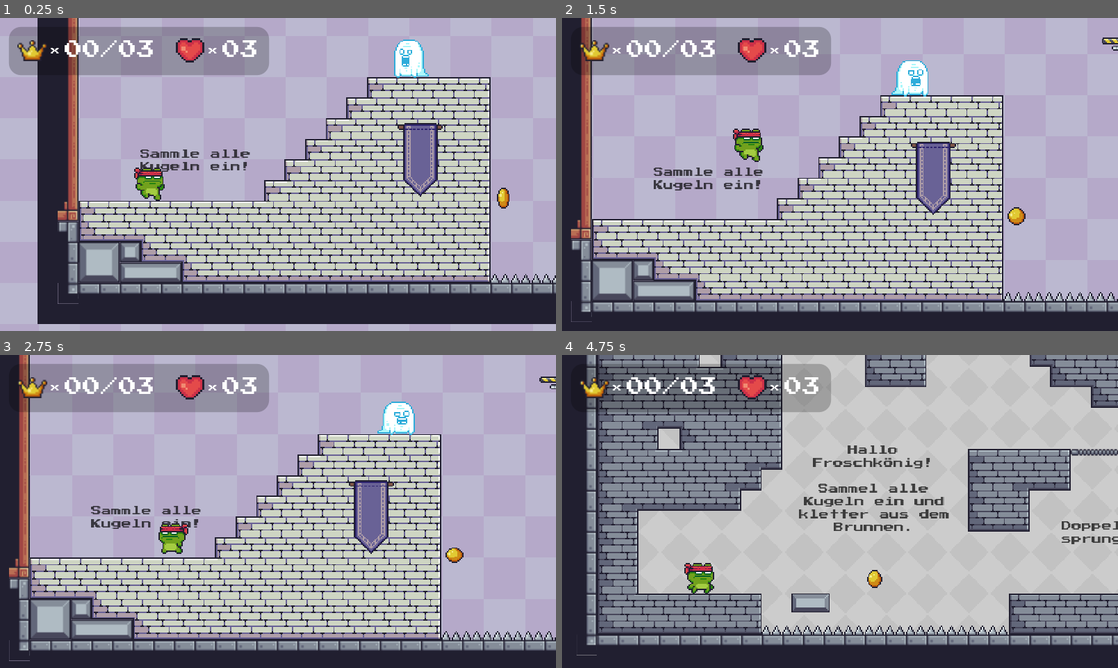
Above: before the commit, frames 1-4 (two rows, left to right).
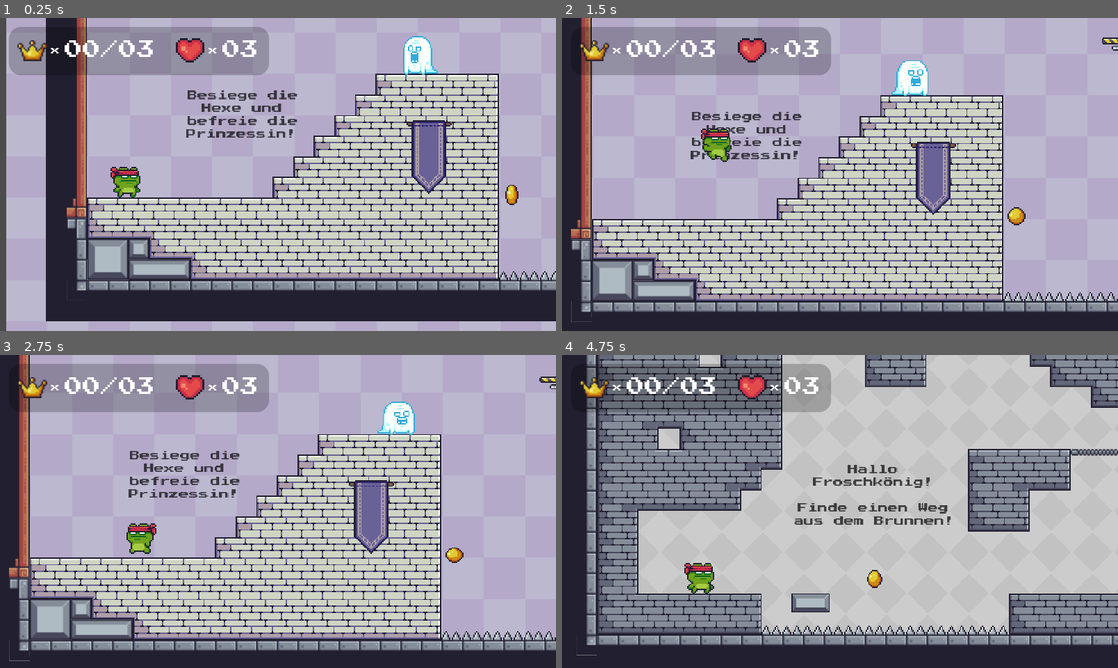
Above: after the commit, the same moments.

Repository: DennisR96/Interaktive-Systeme-Godot-Jump-n-Run
Game: Godot game, scene res://Scenes/03_Level3.tscn
Same seed, same stepped clock (60 frames per second), same inputs: the game is played once before the commit and once after it. This scene is started directly instead of the project's main scene.
Inputs:
- Up to frame 1 (0.25 s): no input
- Up to frame 2 (1.5 s): hold Right (ui_right) from 0.53 s (still down); tap Up (ui_up) at 0.77 s
- Up to frame 3 (2.75 s): tap Up (ui_up) at 1.52 s; release Right (ui_right) at 2.03 s; hold Left (ui_left) from 2.03 s (still down)
- Up to frame 4 (4.75 s): release Left (ui_left) at 2.78 s; hold Right (ui_right) 2.78-4.25 s; tap Up (ui_up) at 3.02, 3.77 s; tap Escape (ui_cancel) at 4.15 s; click "Start" at 4.25 s

The runs differ from the first frame. In frame 1, 30% of the frame differs, in the area x 0-100%, y 0-100%; in frame 2, 2.0%; in frame 3, 2.1%; in frame 4, 2.7%.

Commit message:
final

Diff:
--- a/Scenes/00_Menu.gd
+++ b/Scenes/00_Menu.gd
@@ -3,11 +3,9 @@
 func _ready():
 	$Control.visible = false
 	$Settings.visible = false
-	pass
 
 func _on_Start_pressed():
 	get_tree().change_scene("res://Scenes/01_Level1.tscn")
-	pass
 
 func _on_Exit_pressed():
 	get_tree().quit()
--- a/Scenes/01_Level1.tscn
+++ b/Scenes/01_Level1.tscn
@@ -163,60 +163,21 @@
 "_edit_use_anchors_": false
 }
 
-[node name="Spielziel4" type="Label" parent="Game/Instructions/SpielzielPanel"]
-anchor_left = 0.502876
-anchor_top = 0.49538
-anchor_right = 0.502876
-anchor_bottom = 0.49538
-margin_left = 135.259
-margin_top = 24.4921
-margin_right = 189.259
-margin_bottom = 98.4921
-rect_pivot_offset = Vector2( 132.888, -212.182 )
-custom_fonts/font = SubResource( 2 )
-custom_colors/font_color = Color( 0, 0, 0, 0.694118 )
-text = "Doppelsprung"
-align = 1
-valign = 1
-autowrap = true
-__meta__ = {
-"_edit_use_anchors_": false
-}
-
 [node name="Spielziel3" type="Label" parent="Game/Instructions/SpielzielPanel"]
 anchor_left = 0.502876
 anchor_top = 0.49538
 anchor_right = 0.502876
 anchor_bottom = 0.49538
 margin_left = -70.297
-margin_top = -9.57188
+margin_top = -4.62342
 margin_right = 57.703
-margin_bottom = 64.4281
+margin_bottom = 69.3766
 rect_pivot_offset = Vector2( 132.888, -212.182 )
 custom_fonts/font = SubResource( 2 )
 custom_colors/font_color = Color( 0, 0, 0, 0.694118 )
 text = "Hallo Froschkönig!
 
-Sammel alle Kugeln ein und kletter aus dem Brunnen."
-align = 1
-valign = 1
-autowrap = true
-__meta__ = {
-"_edit_use_anchors_": false
-}
-
-[node name="Spielziel2" type="Label" parent="Game/Instructions/SpielzielPanel"]
-anchor_left = 0.5
-anchor_top = 0.5
-anchor_right = 0.5
-anchor_bottom = 0.5
-margin_left = -67.8726
-margin_top = -217.341
-margin_right = 60.1274
-margin_bottom = -143.341
-custom_fonts/font = SubResource( 2 )
-custom_colors/font_color = Color( 0, 0, 0, 0.694118 )
-text = "Besiege die  Steinwesen durch Sprung auf Ihren Kopf."
+Finde einen Weg aus dem Brunnen!"
 align = 1
 valign = 1
 autowrap = true
@@ -380,14 +341,11 @@
 [node name="Enemy_AI4" parent="Game/Enemies" instance=ExtResource( 19 )]
 position = Vector2( 264.396, -1893.48 )
 
-[node name="Enemy_AI5" parent="Game/Enemies" instance=ExtResource( 19 )]
-position = Vector2( 272.975, -1562.19 )
-
 [node name="Enemy_AI3" parent="Game/Enemies" instance=ExtResource( 19 )]
 position = Vector2( 203.074, -1194.49 )
 
 [node name="Enemy_AI" parent="Game/Enemies" instance=ExtResource( 19 )]
-position = Vector2( 273.748, -853.196 )
+position = Vector2( 341.707, -889.931 )
 
 [node name="Enemy_Stone6" parent="Game/Enemies" instance=ExtResource( 20 )]
 position = Vector2( 325, -1736 )
--- a/Scenes/02_Level2.tscn
+++ b/Scenes/02_Level2.tscn
@@ -168,13 +168,13 @@
 anchor_top = 0.5
 anchor_right = 0.5
 anchor_bottom = 0.5
-margin_left = -177.0
+margin_left = -150.247
 margin_top = -36.0
-margin_right = -49.0
+margin_right = -22.2471
 margin_bottom = 16.0
 custom_fonts/font = SubResource( 2 )
 custom_colors/font_color = Color( 0, 0, 0, 0.694118 )
-text = "Ziel: Erreiche das Schloss und sammle dabei alle Kugeln ein "
+text = "Erreiche das Schloss!"
 align = 1
 valign = 1
 autowrap = true
@@ -240,43 +240,43 @@
 position = Vector2( 56, 54.6797 )
 
 [node name="Collectable2" parent="Game/Collectables" instance=ExtResource( 11 )]
-position = Vector2( 56, 112 )
+position = Vector2( 572.689, 277.743 )
 
 [node name="Collectable3" parent="Game/Collectables" instance=ExtResource( 11 )]
 position = Vector2( 669.469, 80 )
 
 [node name="Collectable4" parent="Game/Collectables" instance=ExtResource( 11 )]
-position = Vector2( 342.665, 24 )
+position = Vector2( 341.919, 53.0836 )
 
 [node name="Collectable5" parent="Game/Collectables" instance=ExtResource( 11 )]
-position = Vector2( 1112, -72 )
+position = Vector2( 1095.48, -12.3794 )
 
 [node name="Collectable6" parent="Game/Collectables" instance=ExtResource( 11 )]
 position = Vector2( 530.665, 112 )
 
 [node name="Collectable7" parent="Game/Collectables" instance=ExtResource( 11 )]
-position = Vector2( 1020, 88 )
+position = Vector2( 695.306, 271.954 )
 
 [node name="Collectable8" parent="Game/Collectables" instance=ExtResource( 11 )]
-position = Vector2( 2556, 219.825 )
+position = Vector2( 2616.75, 285.153 )
 
 [node name="Collectable9" parent="Game/Collectables" instance=ExtResource( 11 )]
-position = Vector2( 1540, 54.6797 )
+position = Vector2( 1539.6, 96.5752 )
 
 [node name="Collectable10" parent="Game/Collectables" instance=ExtResource( 11 )]
-position = Vector2( 1368, 244.376 )
+position = Vector2( 1359.38, 243.299 )
 
 [node name="Collectable11" parent="Game/Collectables" instance=ExtResource( 11 )]
-position = Vector2( 1304, 244.376 )
+position = Vector2( 1632.23, 209.286 )
 
 [node name="Collectable12" parent="Game/Collectables" instance=ExtResource( 11 )]
-position = Vector2( 2472, 220 )
+position = Vector2( 2438.68, 283.368 )
 
 [node name="Collectable13" parent="Game/Collectables" instance=ExtResource( 11 )]
-position = Vector2( 1708, 241.013 )
+position = Vector2( 1992.27, 276.994 )
 
 [node name="Collectable14" parent="Game/Collectables" instance=ExtResource( 11 )]
-position = Vector2( 2016, 244 )
+position = Vector2( 2110.31, 245.327 )
 
 [node name="Collectable15" parent="Game/Collectables" instance=ExtResource( 11 )]
 position = Vector2( 813.468, 136 )
@@ -290,13 +290,13 @@
 position = Vector2( 815.488, 98.1727 )
 
 [node name="KinematicBody2D3" parent="Game/Enemies" instance=ExtResource( 9 )]
-position = Vector2( 1937.29, 216.054 )
+position = Vector2( 1998.21, 239.888 )
 
 [node name="KinematicBody2D4" parent="Game/Enemies" instance=ExtResource( 9 )]
-position = Vector2( 2452.48, 171.09 )
+position = Vector2( 2458.69, 191.995 )
 
 [node name="KinematicBody2D5" parent="Game/Enemies" instance=ExtResource( 9 )]
-position = Vector2( 2556.13, 163.469 )
+position = Vector2( 2579.65, 192.213 )
 
 [node name="Enemy" parent="Game/Enemies" instance=ExtResource( 5 )]
 position = Vector2( 180, 224 )
@@ -495,7 +495,7 @@
 position = Vector2( 38.8313, 2.987 )
 
 [node name="CollisionShape2D" type="CollisionShape2D" parent="Game/NewLevel"]
-position = Vector2( 2903.21, 212.132 )
+position = Vector2( 2865.67, 209.956 )
 shape = SubResource( 16 )
 
 [connection signal="collectable_collected" from="Game/Collectables/Collectable1" to="Game/Player" method="_on_collectable_collected"]
--- a/Scenes/03_Level3.tscn
+++ b/Scenes/03_Level3.tscn
@@ -11,7 +11,7 @@
 [ext_resource path="res://Scripts/Enemy_Projectile.tscn" type="PackedScene" id=9]
 [ext_resource path="res://Sprites/Items/Froschkoenig_selbst_erstellt/EineKrohne.png" type="Texture" id=10]
 [ext_resource path="res://Scripts/Collectable.tscn" type="PackedScene" id=11]
-[ext_resource path="res://Princess.tscn" type="PackedScene" id=12]
+[ext_resource path="res://Scripts/Princess.tscn" type="PackedScene" id=12]
 [ext_resource path="res://Sprites/Menu/Text/PressStart2P-Regular.ttf" type="DynamicFontData" id=13]
 [ext_resource path="res://Scripts/HUD.gd" type="Script" id=14]
 [ext_resource path="res://Sprites/world_tileset.tres" type="TileSet" id=15]
@@ -101,19 +101,21 @@
 }
 
 [node name="Spielziel2" type="Label" parent="Game/Instructions/SpielzielPanel"]
-anchor_left = -0.054
-anchor_top = -0.611
-anchor_right = -0.054
-anchor_bottom = -0.611
-margin_left = -119.314
-margin_top = 114.333
-margin_right = -15.3138
-margin_bottom = 239.333
+anchor_left = -0.0454074
+anchor_top = -0.605253
+anchor_right = -0.0454074
+anchor_bottom = -0.605254
+margin_left = -95.5543
+margin_top = 27.2227
+margin_right = -0.554317
+margin_bottom = 152.223
 grow_horizontal = 0
 theme = SubResource( 2 )
 custom_fonts/font = SubResource( 3 )
 custom_colors/font_color = Color( 0, 0, 0, 0.694118 )
-text = "Sammle alle Kugeln ein!"
+text = "Besiege die Hexe und befreie die Prinzessin!"
+align = 1
+valign = 1
 autowrap = true
 __meta__ = {
 "_edit_use_anchors_": false
@@ -236,7 +238,7 @@
 position = Vector2( 2092.39, 230.722 )
 
 [node name="Player" parent="Game" instance=ExtResource( 2 )]
-position = Vector2( 50.9927, 226.586 )
+position = Vector2( 26.2161, 235.516 )
 
 [node name="Camera2D" type="Camera2D" parent="Game/Player"]
 position = Vector2( 0.800995, 47.2675 )
--- a/Scripts/ControlsMenu.gd
+++ /dev/null
@@ -1,10 +0,0 @@
-extends Control
-
-
-func _ready():
-	pass
-
-
-func _on_Option_pressed():
-	#get_tree().change_scene("res://00_Menu.tscn")
-	pass # Replace with function body.
--- a/Scripts/ControlsMenu.tscn
+++ b/Scripts/ControlsMenu.tscn
@@ -8,7 +8,6 @@
 [ext_resource path="res://Sprites/Background/Yellow.png" type="Texture" id=6]
 [ext_resource path="res://Sprites/Background/Pink.png" type="Texture" id=7]
 [ext_resource path="res://Sprites/Menu/Text/PressStart2P-Regular.ttf" type="DynamicFontData" id=8]
-[ext_resource path="res://Scripts/ControlsMenu.gd" type="Script" id=9]
 [ext_resource path="res://Sprites/Menu/Buttons/Previous.png" type="Texture" id=10]
 [ext_resource path="res://Sprites/Menu/GeraldsKeys/SpaceKey.png" type="Texture" id=11]
 [ext_resource path="res://Sprites/Menu/GeraldsKeys/ArrowKeyUp.png" type="Texture" id=12]
@@ -21,6 +20,7 @@
 [ext_resource path="res://Sprites/Menu/GeraldsKeys/SKey.png" type="Texture" id=19]
 [ext_resource path="res://Sprites/Menu/GeraldsKeys/TabKey.png" type="Texture" id=20]
 
+[sub_resource type="GDScript" id=9]
 
 [sub_resource type="TileSet" id=1]
 0/name = "Blue"
@@ -172,7 +172,7 @@
 anchor_left = 0.5
 anchor_right = 0.5
 anchor_bottom = 1.0
-script = ExtResource( 9 )
+script = SubResource( 9 )
 __meta__ = {
 "_edit_use_anchors_": false
 }
--- a/Scripts/Enemy_AI.gd
+++ b/Scripts/Enemy_AI.gd
@@ -11,18 +11,22 @@
 
 func _physics_process(delta):
 	velocity = Vector2.ZERO
+
 	if player:
 		velocity = position.direction_to(player.position) * speed
 	velocity = move_and_slide(velocity)
+
 	# Animation der Richtung anpassen
-	if velocity.x < 0 and entered == 1:
-		$AnimatedSprite.flip_h = false
-	else:
-		$AnimatedSprite.flip_h = true
+	if entered == 1:
+		if velocity.x < 0:
+			$AnimatedSprite.flip_h = false
+		else:
+			$AnimatedSprite.flip_h = true
+
 
 func _on_Area2D_body_entered(body):
-	entered = 1
 	if body.name == "Player":
+		entered = 1
 		player = body
 
 func _on_top_checker_body_entered(body):
--- a/Scripts/Enemy_Final.gd
+++ b/Scripts/Enemy_Final.gd
@@ -32,12 +32,10 @@
 	var projectile_instance = PROJECTILE.instance()
 	projectile_instance.global_position = $Position2D.global_position
 	projec = randi() % 2
-
 	if projec == 0:
 		projectile_instance.direction = 1
 	else:
 		projectile_instance.direction = -1
-
 	get_parent().add_child(projectile_instance)
 
 func walk(delta):
@@ -46,11 +44,8 @@
 		direction = direction * -1
 		$AnimatedSprite.flip_h = not $AnimatedSprite.flip_h
 		$floor_checker.position.x = $CollisionShape2D2.shape.get_extents().x * direction
-
 	velocity.y += 200
-
 	velocity.x = SPEED_WALK * direction
-	print(velocity.x)
 	velocity = move_and_slide(velocity, Vector2.UP)
 
 
--- a/Scripts/Enemy_Projectile.gd
+++ b/Scripts/Enemy_Projectile.gd
@@ -7,7 +7,6 @@
 export var detects_cliffs = true
 signal collectable_collected
 var PROJECTILE = preload("res://Scripts/Projectile_Enemy.tscn")
-
 
 func _ready():
 	$AnimatedSprite.play("Idle")
@@ -72,10 +71,6 @@
 	queue_free()
 	pass
 
-func _on_Shoot_Range_body_entered(body):
-	if body.get_name() == "Player":
-		print("shoot")
-	pass # Replace with function body.
 
 
 func _on_Timer2_timeout():
--- a/Scripts/HUD.gd
+++ b/Scripts/HUD.gd
@@ -43,17 +43,9 @@
 func _on_NewLevel_body_entered(body):
 	if body.get_name() == "Player":
 		if (get_tree().get_current_scene().get_name() == "Level1"):
-			#$Message.text = "Super, du hast das erste Level bestanden! Mach dich fürs zweite Level bereit!."
-			$Message.show()
-			#yield(get_tree().create_timer(0.5), "timeout")
 			get_tree().change_scene("res://Scenes/02_Level2.tscn")
-			$Message.hide()
 		elif (get_tree().get_current_scene().get_name() == "Level2"):
-			$Message.text = "Super, du hast das zweite Level bestanden! Mach dich fürs dritte Level bereit!."
-			$Message.show()
-			#yield(get_tree().create_timer(3.0), "timeout")
 			get_tree().change_scene("res://Scenes/03_Level3.tscn")
-			$Message.hide()
 
 
 func _on_Player_shooting():
--- a/Scripts/Test_Level2.tscn
+++ b/Scripts/Test_Level2.tscn
@@ -19,7 +19,6 @@
 [ext_resource path="res://Sprites/Items/Fruits/Apfel_Icon.png" type="Texture" id=17]
 [ext_resource path="res://Sprites/world_tileset.tres" type="TileSet" id=18]
 [ext_resource path="res://Sprites/Menu/Icons/Herz_Icon.png" type="Texture" id=19]
-
 
 [sub_resource type="TileSet" id=1]
 0/name = "Blue"
--- a/Testing.tscn
+++ b/Testing.tscn
@@ -3,7 +3,7 @@
 [ext_resource path="res://Scripts/Player.tscn" type="PackedScene" id=1]
 [ext_resource path="res://Sprites/Background.tres" type="TileSet" id=2]
 [ext_resource path="res://Sprites/world_tileset.tres" type="TileSet" id=3]
-[ext_resource path="res://Scripts/Enemy_Final.tscn" type="PackedScene" id=4]
+[ext_resource path="res://Scripts/Enemy_AI.tscn" type="PackedScene" id=4]
 
 [node name="Node2D" type="Node2D"]
 
@@ -24,8 +24,8 @@
 "_editor_description_": ""
 }
 
-[node name="Enemy_Final" parent="." instance=ExtResource( 4 )]
-position = Vector2( 218.762, 134.897 )
+[node name="KinematicBody2D" parent="." instance=ExtResource( 4 )]
+position = Vector2( 263.099, 122.153 )
 
 [node name="Player" parent="." instance=ExtResource( 1 )]
 position = Vector2( 65.5465, 181.363 )
Not shown: 1 places in Scenes/00_Menu.tscn that only renumber resources
Renamed: Princess.tscn -> Scripts/Princess.tscn
